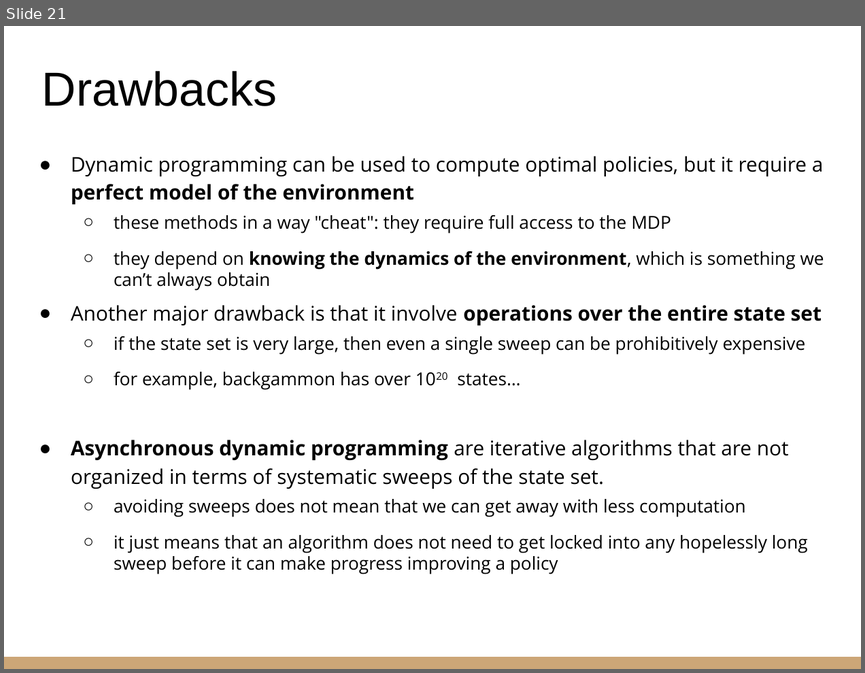
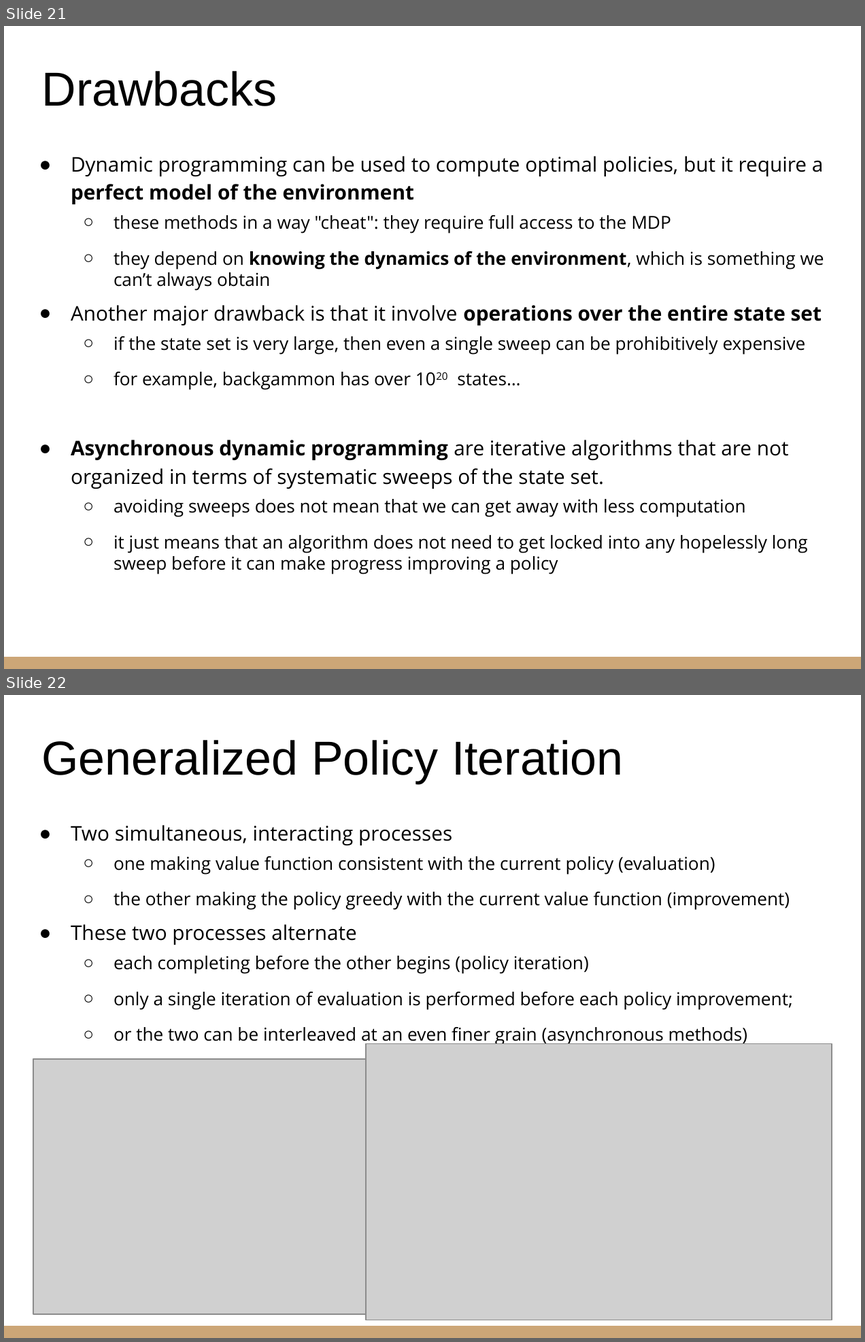
Before and after one commit to riccardoberta/autonomous-agents, a slide deck: 02 - Dynamic Programming/slides.pptx. Shown one above the other, each under a label of ours: slide 21 before the commit, slides 21 and 22 after it. The pictures are 865x673 and 865x1342 pixels, drawn with LibreOffice and Linux fonts; fonts in the diff are those of the drawing; grey boxes stand for pictures. Boxes give left, top, right and bottom in pixels: in the first picture for what was removed or moved away, otherwise in the second. Text is boxed around its words. In the diff, an @@ line names an element or a change of style, - is before the commit and + after.

```diff
--- a/02 - Dynamic Programming/slides.pptx
+++ b/02 - Dynamic Programming/slides.pptx
@@ slide 22 added at <box>4,695,861,1338</box>, background #FFFFFF; not listed: 1 template element that a slide beside it also shows @@
@@ title added at <box>42,740,623,783</box>, 40 pt, text #000000 @@
+Generalized Policy Iteration
@@ text added at <box>71,825,793,1046</box>, 15 pt, text #000000 @@
+● Two simultaneous, interacting processes
+  ○ one making value function consistent with the current policy (evaluation)
+  ○ the other making the policy greedy with the current value function (improvement)
+● These two processes alternate
+  ○ each completing before the other begins (policy iteration)
+  ○ only a single iteration of evaluation is performed before each policy improvement;
+  ○ or the two can be interleaved at an even finer grain (asynchronous methods)
@@ picture added at <box>33,1059,367,1314</box> @@
@@ picture added at <box>366,1044,832,1320</box> @@
```
Also in this commit, not shown: 4 slides changed, 5 other files.
